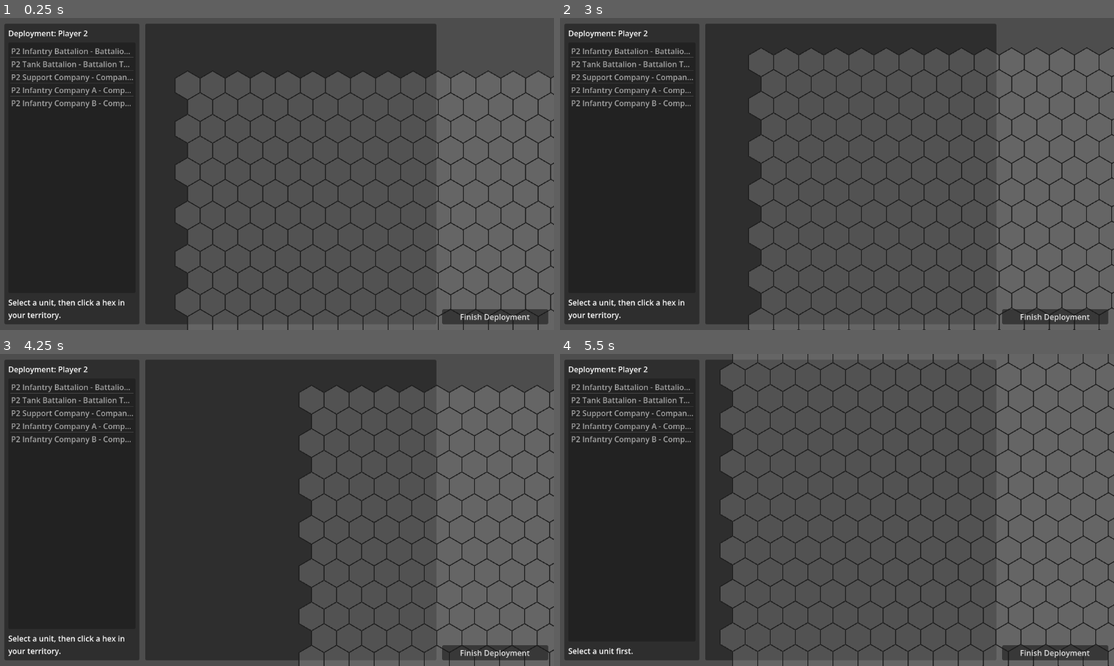
Above: before the commit, frames 1-4 (two rows, left to right).
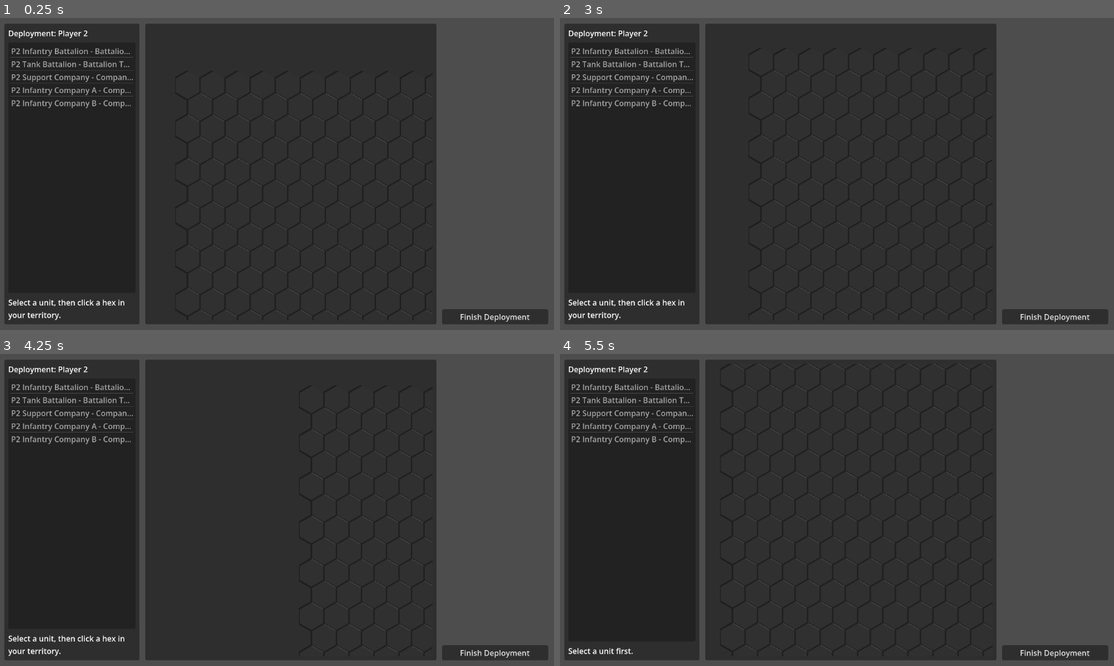
Above: after the commit, the same moments.

Repository: cpt-miche/Combat-Mission-Companion
Game: Godot game, scene res://scenes/deployment/DeploymentScreen.tscn
Two runs of this game, one before a commit and one after it. Both use one fixed random seed, a clock stepped at 60 frames per second and the inputs below. This scene is started directly instead of the project's main scene.
Inputs (mouse positions are in pixels of both pictures, inside the frame that each line leads up to):
- Up to frame 1 (0.25 s): no input
- Up to frame 2 (3 s): click "Finish Deployment" at 0.5 s; click "Finish Deployment" at 1.25 s; click "Finish Deployment" at 2 s; tap A at 2.75 s; drag from (848, 174) to (892, 105) at 2.77 s
- Up to frame 3 (4.25 s): tap A at 3.5 s; drag from (166, 525) to (249, 572) at 3.52 s
- Up to frame 4 (5.5 s): tap A at 4.25 s; move the mouse to (892, 441) at 4.27 s; hold Ctrl 4.28-5 s; click (892, 441) at 4.42 s; tap Space at 5 s; drag from (809, 572) to (670, 463) at 5.02 s

The runs differ from the first frame. In frame 1, 35% of the frame differs, in the area x 31-100%, y 16-100%; in frame 2, 36%; in frame 3, 20%; in frame 4, 44%, in the area x 28-100%, y 0-100%.

Commit message:
Add deployment hex geometry and base render caches

Diff:
--- a/scripts/ui/deployment/HexMapView.gd
+++ b/scripts/ui/deployment/HexMapView.gd
@@ -1,12 +1,22 @@
 extends Control
 class_name DeploymentHexMapView
 
+class BaseCacheLayer extends Control:
+	var owner_view: DeploymentHexMapView
+	var cache_origin := Vector2.ZERO
+
+	func _draw() -> void:
+		if owner_view == null:
+			return
+		owner_view._draw_base_cache_into(self, cache_origin)
+
 signal hex_selected(column: int, row: int)
 
+const SQRT3 := 1.7320508075688772
 var GRID_COLUMNS: int = MapGridConfig.default_columns()
 var GRID_ROWS: int = MapGridConfig.default_rows()
 const HEX_RADIUS := 30.0
-const HEX_HORIZONTAL_SPACING := HEX_RADIUS * 1.7320508
+const HEX_HORIZONTAL_SPACING := HEX_RADIUS * SQRT3
 const HEX_VERTICAL_SPACING := HEX_RADIUS * 1.5
 const HEX_ORIGIN := Vector2(80.0, 120.0)
 
@@ -19,24 +29,37 @@
 var _drag_distance := 0.0
 const PAN_DRAG_THRESHOLD := 8.0
 
+var _geometry_dirty := true
+var _base_cache_dirty := true
+var _base_cache_origin := Vector2.ZERO
+var _base_cache_size := Vector2i.ZERO
+var _last_geometry_signature := ""
+var _hex_geometry_cache: Dictionary[Vector2i, Dictionary] = {}
+var _map_axials_packed := PackedVector2Array()
+var _base_viewport: SubViewport
+var _base_layer: BaseCacheLayer
+
+func _ready() -> void:
+	clip_contents = true
+	_setup_base_cache_viewport()
+	_mark_geometry_dirty()
+
 func configure(new_territory_map: Dictionary, new_placements: Dictionary, player_index: int, is_deploy_mode: bool = true) -> void:
 	territory_map = new_territory_map.duplicate(true)
 	placements_by_player = new_placements.duplicate(true)
 	visible_player_index = player_index
 	deploy_mode = is_deploy_mode
+	_mark_base_cache_dirty()
 	queue_redraw()
 
 func _draw() -> void:
+	_sync_geometry_state()
+	_ensure_geometry_cache()
+	_ensure_base_cache()
+
 	draw_set_transform(pan_offset, 0.0, Vector2.ONE)
-
-	for row in range(GRID_ROWS):
-		for column in range(GRID_COLUMNS):
-			var center := _hex_center(column, row)
-			var owner := _owner_for(column, row)
-			var points := _hex_points(center)
-			draw_colored_polygon(points, _color_for_owner(owner))
-			draw_polyline(points + PackedVector2Array([points[0]]), Color(0.12, 0.12, 0.12, 0.95), 2.0)
-
+	if _base_viewport != null and _base_cache_size.x > 0 and _base_cache_size.y > 0:
+		draw_texture(_base_viewport.get_texture(), _base_cache_origin)
 	_draw_visible_placements()
 	draw_set_transform(Vector2.ZERO, 0.0, Vector2.ONE)
 
@@ -75,7 +98,10 @@
 		var parts: PackedStringArray = key_string.split(",")
 		if parts.size() != 2:
 			continue
-		var center := _hex_center(int(parts[0]), int(parts[1]))
+		var axial := Vector2i(int(parts[0]), int(parts[1]))
+		var center := _center_for_axial(axial)
+		if center == Vector2.INF:
+			center = _hex_center(axial.x, axial.y)
 		draw_circle(center, 10.0, _placement_color(visible_player_index))
 		draw_string(get_theme_default_font(), center + Vector2(-16.0, 4.0), String(placements[key].get("label", "U")), HORIZONTAL_ALIGNMENT_LEFT, -1.0, 12, Color.WHITE)
 
@@ -107,11 +133,122 @@
 	return points
 
 func _find_hex(position: Vector2) -> Dictionary:
+	_sync_geometry_state()
+	_ensure_geometry_cache()
+
+	var rough_row := int(round((position.y - HEX_ORIGIN.y) / HEX_VERTICAL_SPACING))
+	var row_start := max(0, rough_row - 1)
+	var row_end := min(GRID_ROWS - 1, rough_row + 1)
+	for row in range(row_start, row_end + 1):
+		var row_offset := HEX_HORIZONTAL_SPACING * 0.5 if row % 2 == 1 else 0.0
+		var rough_column := int(round((position.x - HEX_ORIGIN.x - row_offset) / HEX_HORIZONTAL_SPACING))
+		var column_start := max(0, rough_column - 1)
+		var column_end := min(GRID_COLUMNS - 1, rough_column + 1)
+		for column in range(column_start, column_end + 1):
+			var axial := Vector2i(column, row)
+			var corners := _corners_for_axial(axial)
+			if corners.is_empty():
+				continue
+			if Geometry2D.is_point_in_polygon(position, corners):
+				return {"q": column, "r": row}
+	return {}
+
+func _to_world(screen_position: Vector2) -> Vector2:
+	return screen_position - pan_offset
+
+func _setup_base_cache_viewport() -> void:
+	_base_viewport = SubViewport.new()
+	_base_viewport.disable_3d = true
+	_base_viewport.transparent_bg = true
+	_base_viewport.render_target_update_mode = SubViewport.UPDATE_DISABLED
+	add_child(_base_viewport)
+
+	_base_layer = BaseCacheLayer.new()
+	_base_layer.owner_view = self
+	_base_layer.mouse_filter = Control.MOUSE_FILTER_IGNORE
+	_base_viewport.add_child(_base_layer)
+
+func _sync_geometry_state() -> void:
+	var signature := "%d|%d|%.4f" % [GRID_COLUMNS, GRID_ROWS, HEX_RADIUS]
+	if signature == _last_geometry_signature:
+		return
+	_last_geometry_signature = signature
+	_mark_geometry_dirty()
+
+func _mark_geometry_dirty() -> void:
+	_geometry_dirty = true
+	_mark_base_cache_dirty()
+
+func _mark_base_cache_dirty() -> void:
+	_base_cache_dirty = true
+
+func _ensure_geometry_cache() -> void:
+	if not _geometry_dirty:
+		return
+	_geometry_dirty = false
+	_hex_geometry_cache.clear()
+	_map_axials_packed = PackedVector2Array()
+
+	var min_bound := Vector2(INF, INF)
+	var max_bound := Vector2(-INF, -INF)
 	for row in range(GRID_ROWS):
 		for column in range(GRID_COLUMNS):
-			if Geometry2D.is_point_in_polygon(position, _hex_points(_hex_center(column, row))):
-				return {"q": column, "r": row}
-	return {}
-
-func _to_world(screen_position: Vector2) -> Vector2:
-	return screen_position - pan_offset
+			var axial := Vector2i(column, row)
+			var center := _hex_center(column, row)
+			var corners := _hex_points(center)
+			_hex_geometry_cache[axial] = {
+				"center": center,
+				"corners": corners
+			}
+			_map_axials_packed.append(Vector2(column, row))
+			for corner in corners:
+				min_bound.x = min(min_bound.x, corner.x)
+				min_bound.y = min(min_bound.y, corner.y)
+				max_bound.x = max(max_bound.x, corner.x)
+				max_bound.y = max(max_bound.y, corner.y)
+
+	if _map_axials_packed.is_empty():
+		min_bound = Vector2.ZERO
+		max_bound = Vector2.ZERO
+
+	_base_cache_origin = min_bound.floor()
+	var bounds_size := (max_bound - min_bound).ceil() + Vector2.ONE * 2.0
+	_base_cache_size = Vector2i(max(1, int(bounds_size.x)), max(1, int(bounds_size.y)))
+	_mark_base_cache_dirty()
+
+func _ensure_base_cache() -> void:
+	if not _base_cache_dirty or _base_viewport == null or _base_layer == null:
+		return
+	_base_cache_dirty = false
+	_base_viewport.size = _base_cache_size
+	_base_layer.position = Vector2.ZERO
+	_base_layer.size = Vector2(_base_cache_size)
+	_base_layer.cache_origin = _base_cache_origin
+	_base_layer.queue_redraw()
+	_base_viewport.render_target_update_mode = SubViewport.UPDATE_ONCE
+
+func _draw_base_cache_into(canvas: Control, cache_origin: Vector2) -> void:
+	for packed_axial in _map_axials_packed:
+		var axial := Vector2i(int(packed_axial.x), int(packed_axial.y))
+		var corners := _corners_for_axial(axial)
+		if corners.is_empty():
+			continue
+		var local := PackedVector2Array()
+		local.resize(corners.size())
+		for i in range(corners.size()):
+			local[i] = corners[i] - cache_origin
+		var owner := _owner_for(axial.x, axial.y)
+		canvas.draw_colored_polygon(local, _color_for_owner(owner))
+		canvas.draw_polyline(local, Color(0.12, 0.12, 0.12, 0.95), 2.0, true)
+
+func _center_for_axial(axial: Vector2i) -> Vector2:
+	var entry: Dictionary = _hex_geometry_cache.get(axial, {})
+	if entry.is_empty():
+		return Vector2.INF
+	return entry.get("center", Vector2.INF)
+
+func _corners_for_axial(axial: Vector2i) -> PackedVector2Array:
+	var entry: Dictionary = _hex_geometry_cache.get(axial, {})
+	if entry.is_empty():
+		return PackedVector2Array()
+	return entry.get("corners", PackedVector2Array())
